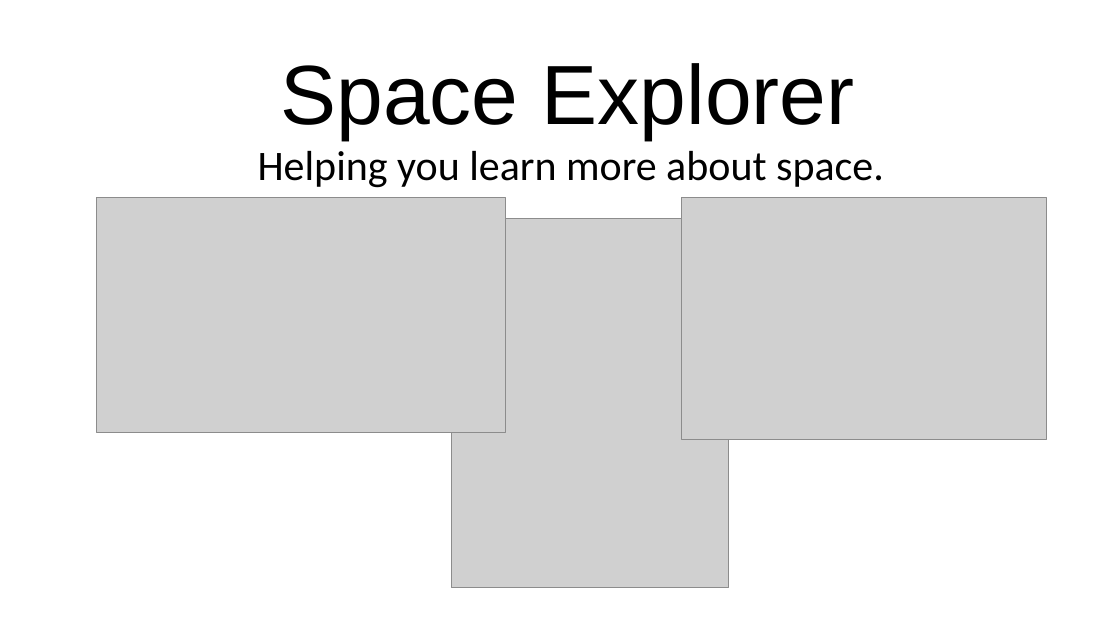
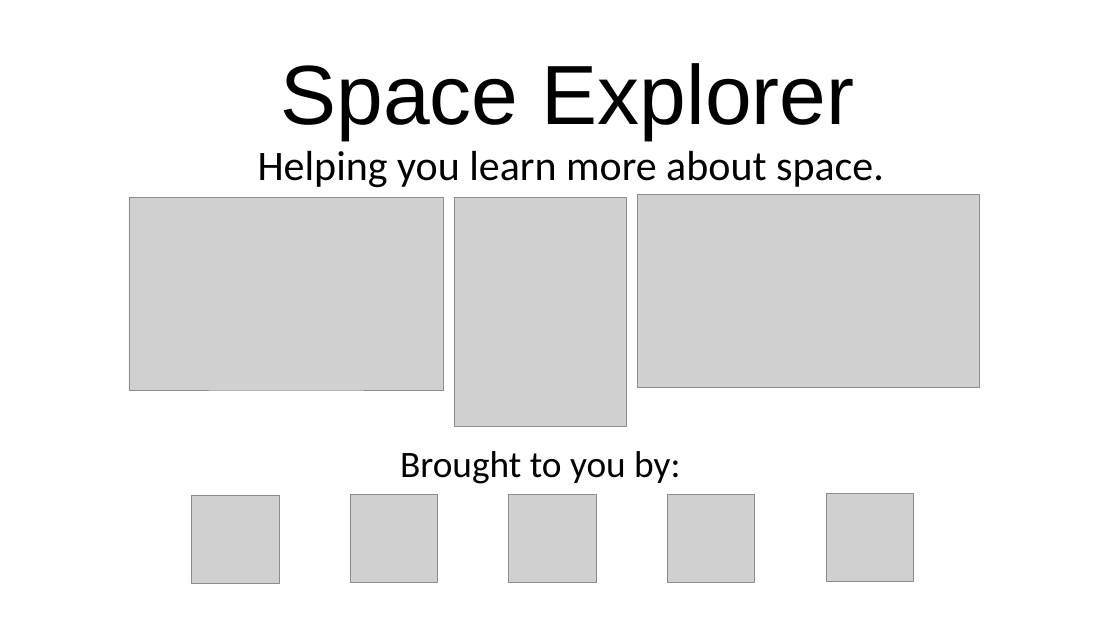
Before and after one commit to jamwil1226/quickvibes, a slide deck: slide 1 of Space Explorer Group Presentation.pptx. Drawn at 1120x630 pixels with LibreOffice and Linux fonts; fonts in the diff are those of the drawing; grey boxes stand for pictures. Boxes give left, top, right and bottom in pixels: in the first picture for what was removed or moved away, otherwise in the second. Text is boxed around its words. In the diff, an @@ line names an element or a change of style, - is before the commit and + after.

```diff
--- a/Space Explorer Group Presentation.pptx
+++ b/Space Explorer Group Presentation.pptx
@@ picture: place and size @@
-picture at <box>97,197,506,433</box>
+picture at <box>129,197,444,391</box>
@@ picture: place and size @@
-picture at <box>451,218,728,588</box>
+picture at <box>455,197,626,427</box>
@@ picture: place and size @@
-picture at <box>682,197,1047,439</box>
+picture at <box>638,194,980,387</box>
@@ text added at <box>400,451,680,484</box>, 32 pt, text #000000 @@
+Brought to you by:
@@ picture added at <box>192,496,279,583</box> @@
@@ picture added at <box>350,495,438,582</box> @@
@@ picture added at <box>509,495,597,582</box> @@
@@ picture added at <box>668,495,755,582</box> @@
@@ picture added at <box>826,494,913,581</box> @@
```
Also in this commit, not shown: 4 other files.
